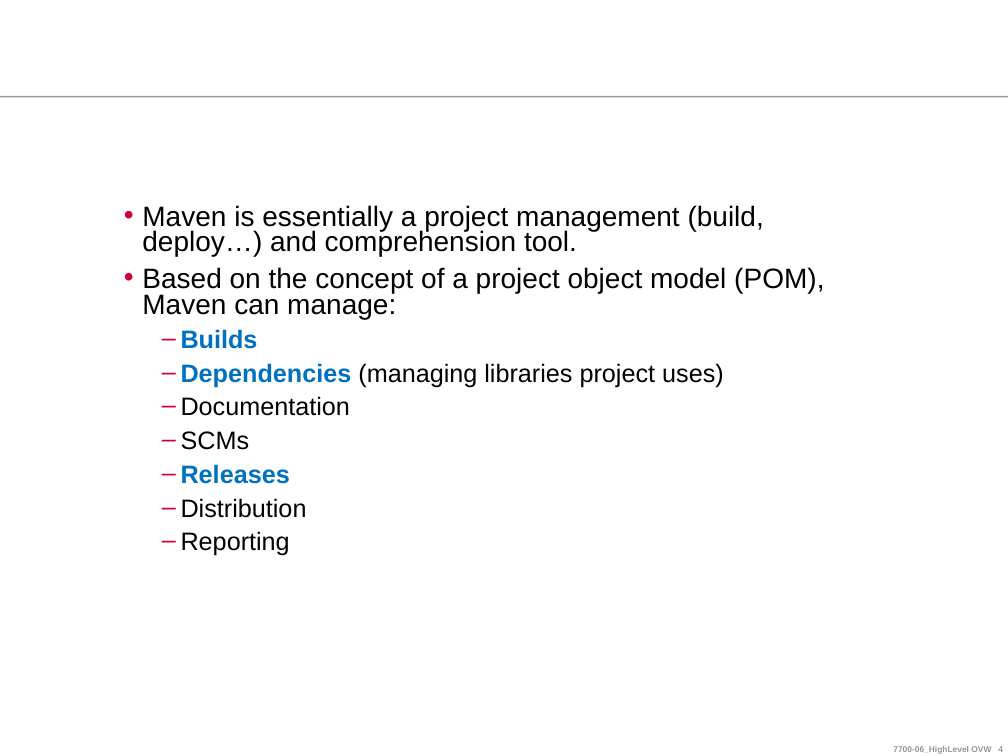
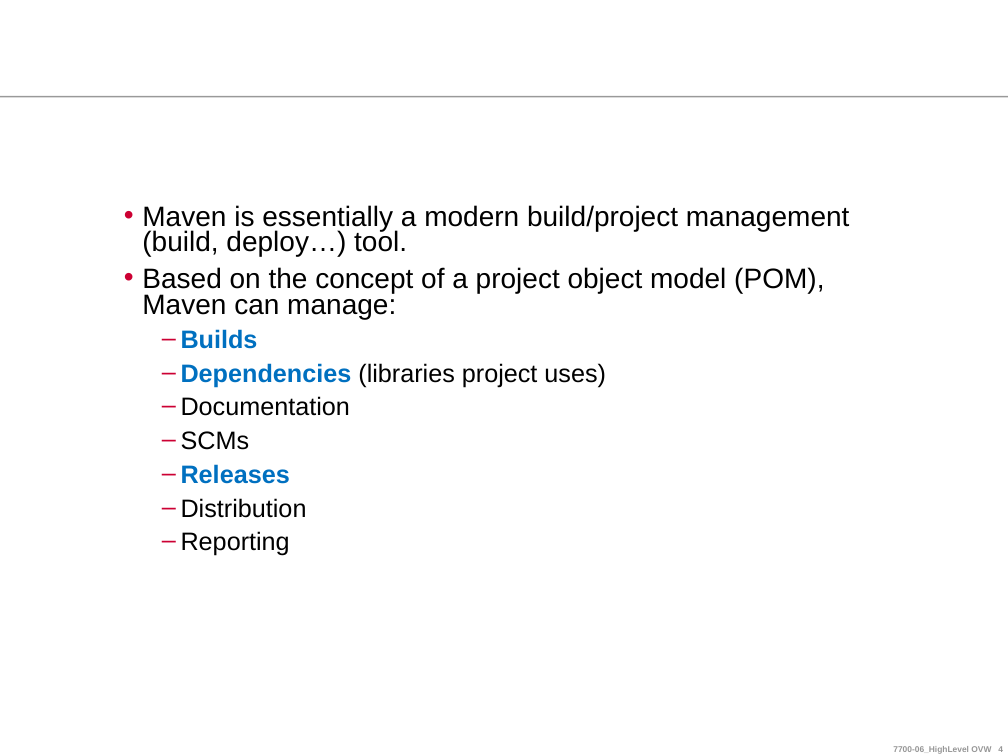
Before and after one commit to ndlongit/longnd-data, a slide deck: slide 4 of Document/Tutorial/[Presentation] Maven.ppt. Drawn at 1008x756 pixels with LibreOffice and Linux fonts; fonts in the diff are those of the drawing; background and template pictures are left out. Boxes give left, top, right and bottom in pixels: in the first picture for what was removed or moved away, otherwise in the second. Text is boxed around its words. In the diff, an @@ line names an element or a change of style, - is before the commit and + after.

```diff
--- a/Document/Tutorial/[Presentation] Maven.ppt
+++ b/Document/Tutorial/[Presentation] Maven.ppt
@@ text at (x1=142, y1=205, x2=850, y2=256): text changed @@
-• Maven is essentially a project management (build, deploy…) and comprehension tool.
+• Maven is essentially a modern build/project management (build, deploy…) tool.
@@ text at (x1=181, y1=363, x2=606, y2=387): text changed @@
-  – Dependencies (managing libraries project uses)
+  – Dependencies (libraries project uses)
```
Also in this commit, not shown: 11 other slides changed, 11 slides added, 7 slides removed, 1 other file.
